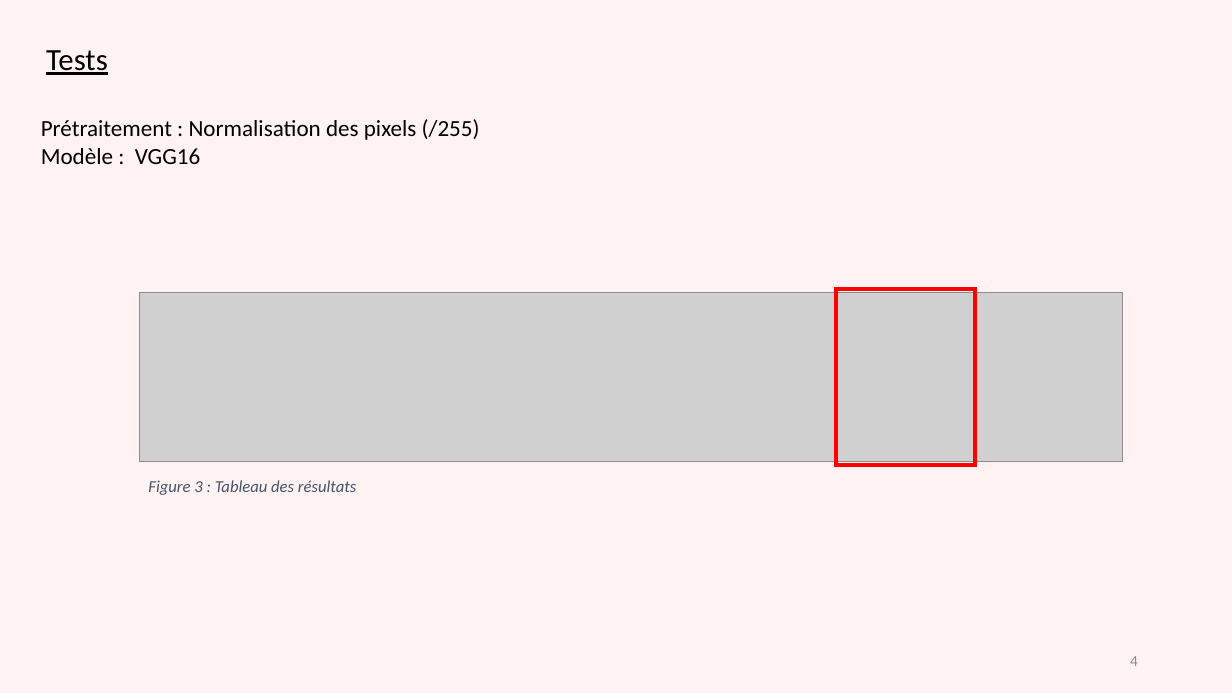
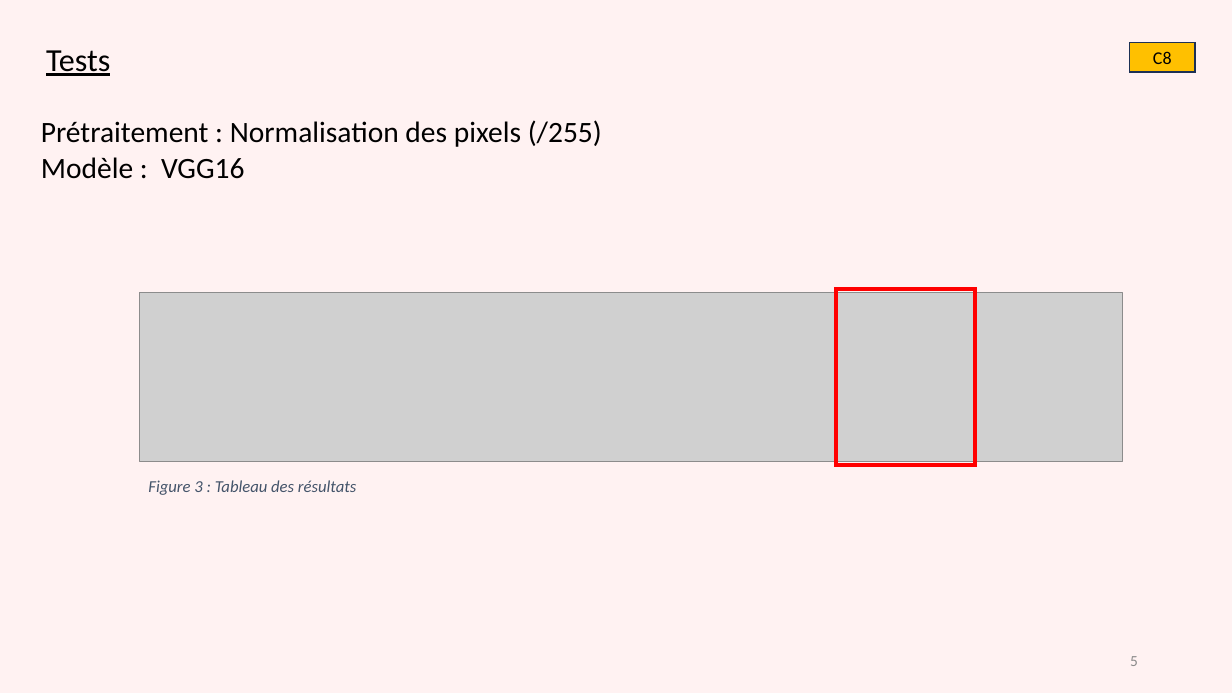
Before and after one commit to gdaume24/Projet-chef-oeuvre, a slide deck: slide 5 of E2/Présentation E2.pptx (slide 4 before the commit). Drawn at 1232x693 pixels with LibreOffice and Linux fonts; fonts in the diff are those of the drawing; grey boxes stand for pictures. Boxes give left, top, right and bottom in pixels: in the first picture for what was removed or moved away, otherwise in the second. Text is boxed around its words. In the diff, an @@ line names an element or a change of style, - is before the commit and + after.

```diff
--- a/E2/Présentation E2.pptx
+++ b/E2/Présentation E2.pptx
@@ title "Tests" at (46,50,110,76): size 24 to 25 pt @@
@@ rectangle added at (1129,43,1195,72), fill #FFC000, outline #1E3256 1 pt, 14 pt, text #000000 @@
+C8
@@ text "Prétraitement : Normalisation des pixels ..." at (41,120,602,179): size 18 to 23 pt @@
@@ page number at (1130,656,1138,666): text changed @@
-4
+5
```
Also in this commit, not shown: 7 other slides changed, 1 slide added, 4 other files.
